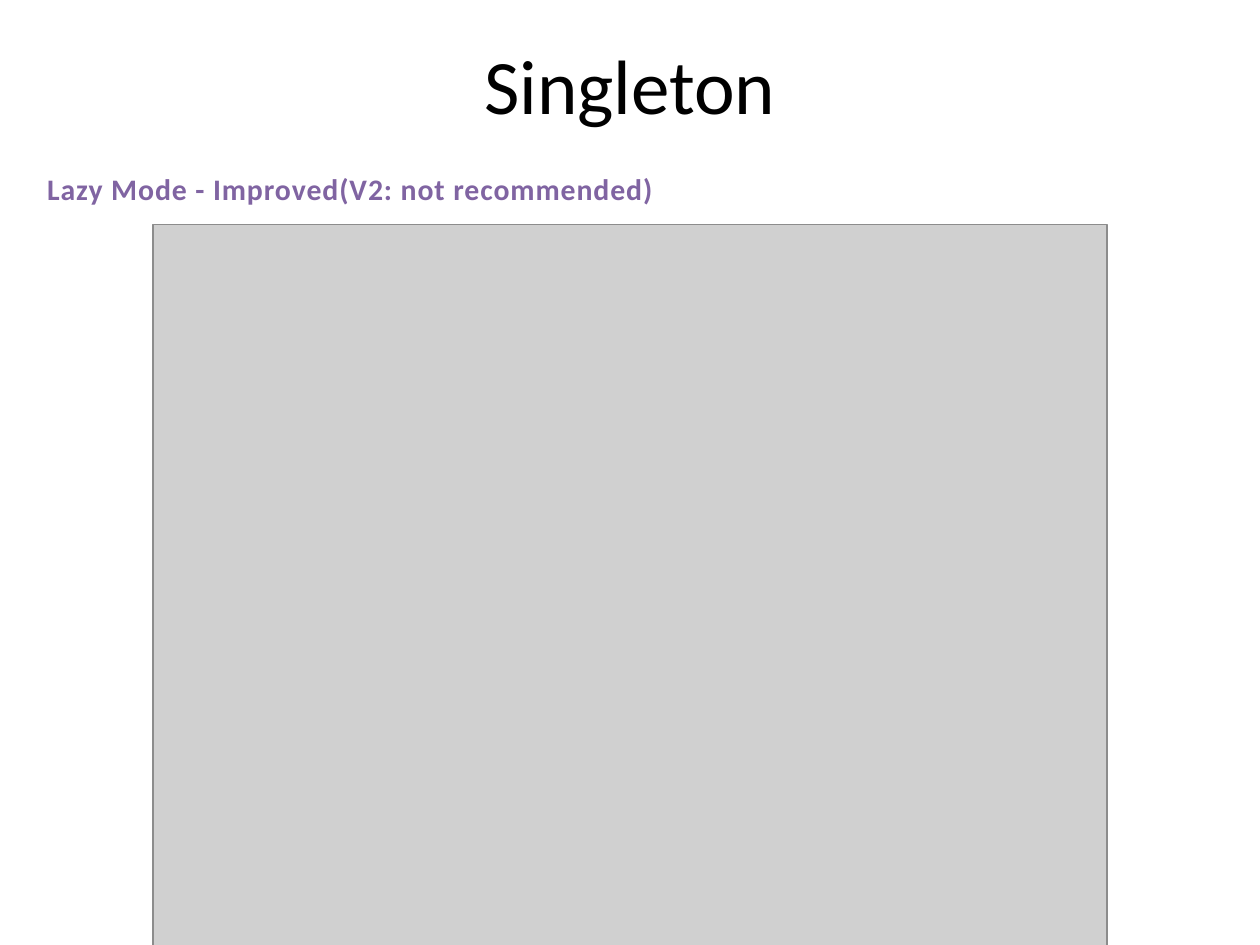
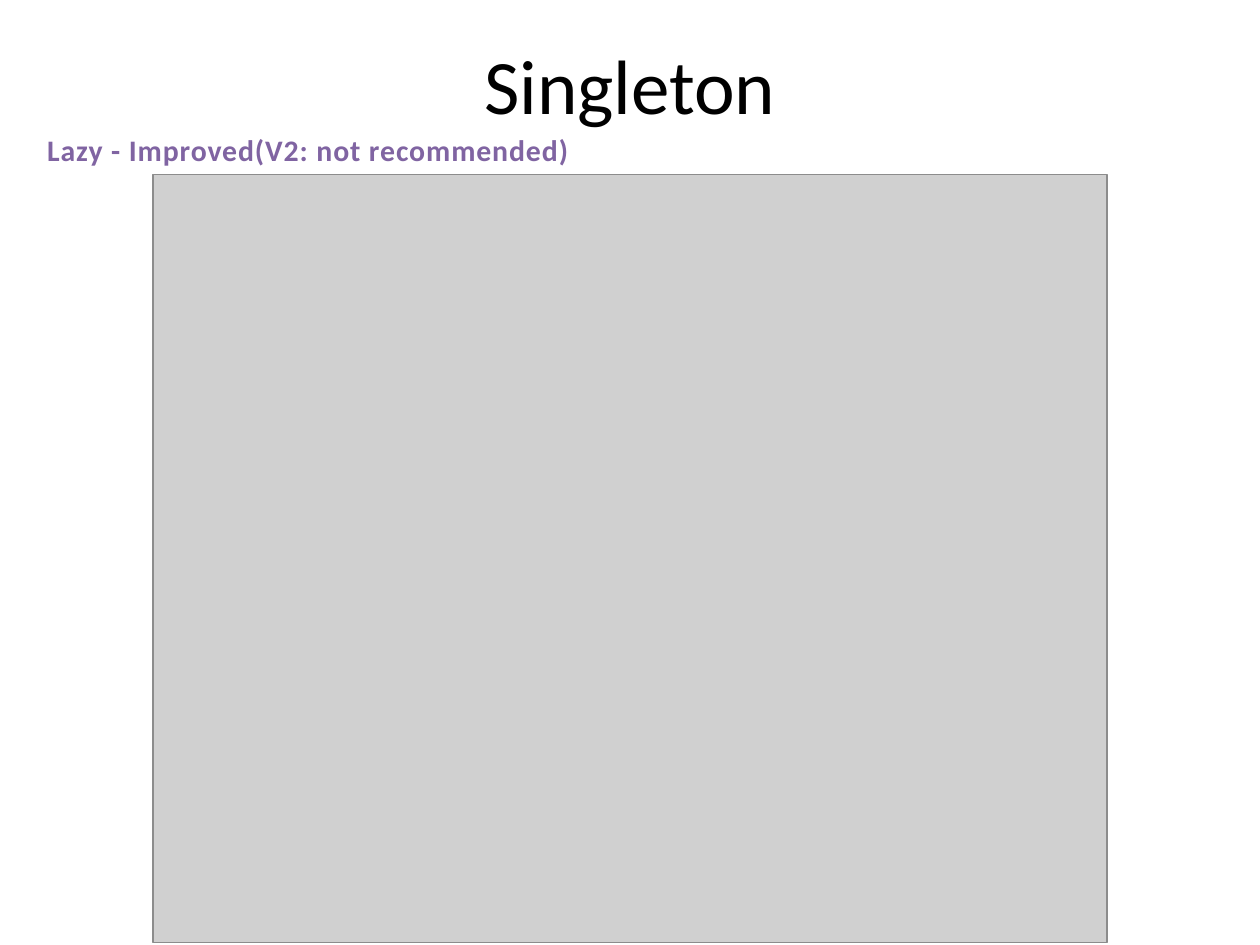
Before and after one commit to PlumpMath/DesignPattern-956, a slide deck: slide 11 of _Doc/DesignPattern.P3.Creational(Singleton).pptx. Drawn at 1260x945 pixels with LibreOffice and Linux fonts; fonts in the diff are those of the drawing; grey boxes stand for pictures. Boxes give left, top, right and bottom in pixels: in the first picture for what was removed or moved away, otherwise in the second. Text is boxed around its words. In the diff, an @@ line names an element or a change of style, - is before the commit and + after.

```diff
--- a/_Doc/DesignPattern.P3.Creational(Singleton).pptx
+++ b/_Doc/DesignPattern.P3.Creational(Singleton).pptx
@@ text at (x1=47, y1=139, x2=568, y2=166): text changed @@
-Lazy Mode - Improved(V2: not recommended)
+Lazy - Improved(V2: not recommended)
@@ picture resized from (x1=152, y1=224, x2=1106, y2=945) to (x1=152, y1=175, x2=1106, y2=942) @@
```
Also in this commit, not shown: 13 other slides changed.
